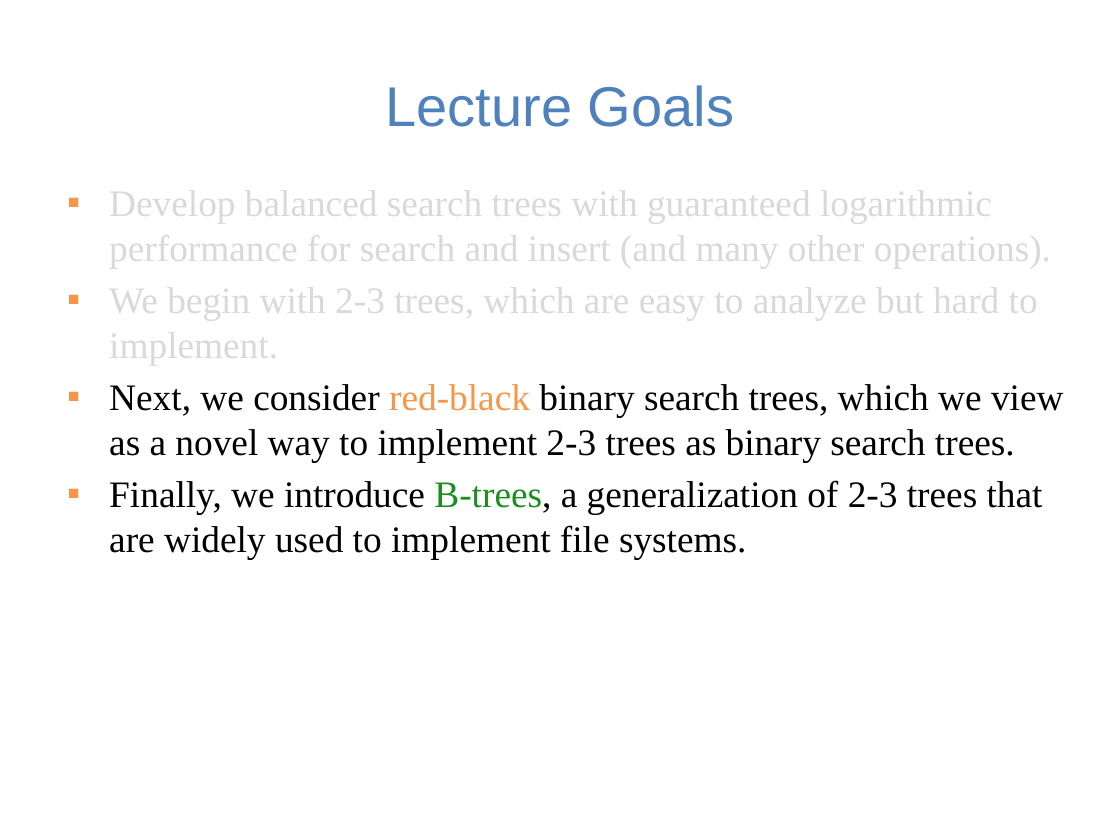
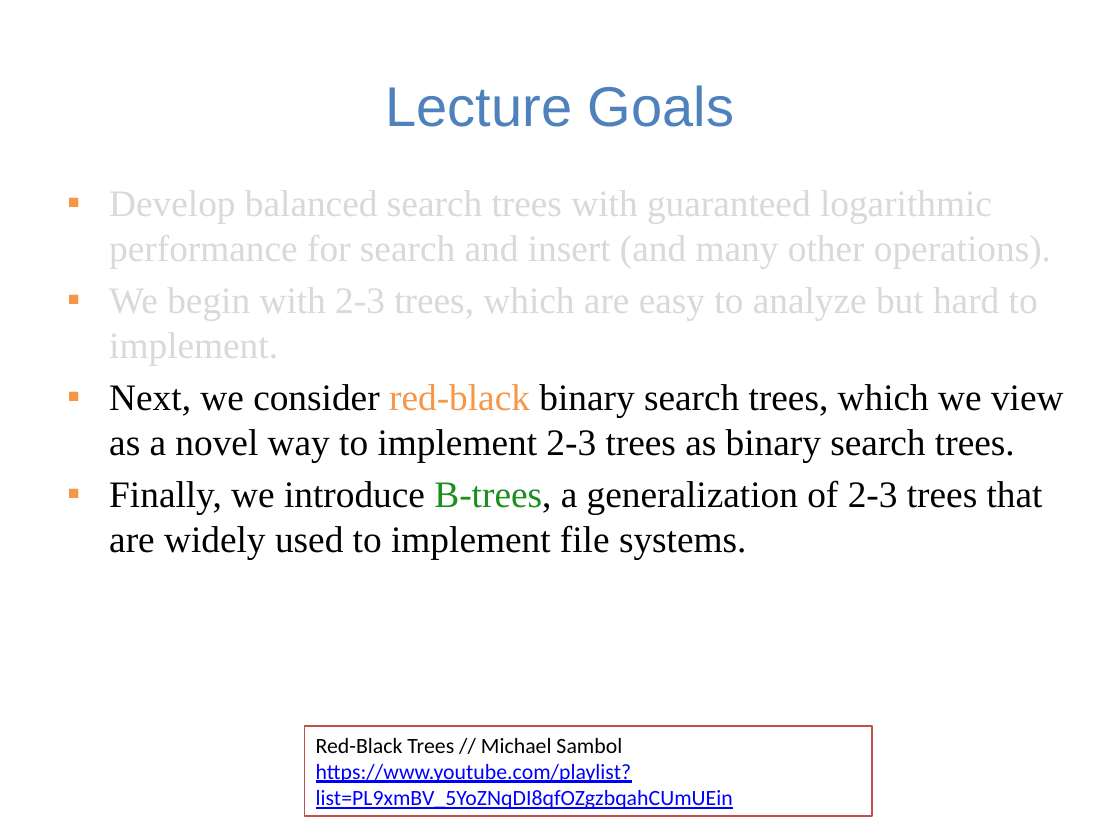
Before and after one commit to guhofstra/CSC111Fa25, a slide deck: slide 10 of PPTs/Lecture 9-balanced search trees.pptx. Drawn at 1120x840 pixels with LibreOffice and Linux fonts; fonts in the diff are those of the drawing. Boxes give left, top, right and bottom in pixels: in the first picture for what was removed or moved away, otherwise in the second. Text is boxed around its words. In the diff, an @@ line names an element or a change of style, - is before the commit and + after.

```diff
--- a/PPTs/Lecture 9-balanced search trees.pptx
+++ b/PPTs/Lecture 9-balanced search trees.pptx
@@ rectangle added at (305,726,871,816), fill #FFFFFF, outline #C0504D 1 pt, 14 pt, text #0000FF, underline @@
+Red-Black Trees // Michael Sambol
+https://www.youtube.com/playlist?list=PL9xmBV_5YoZNqDI8qfOZgzbqahCUmUEin
```
Also in this commit, not shown: 2 other slides changed, 7 other files.
